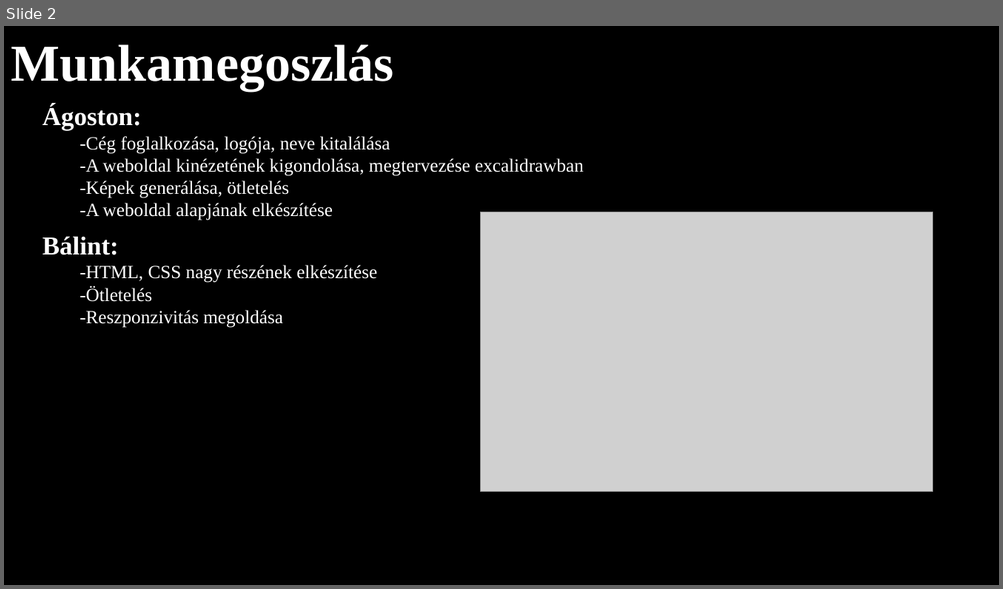
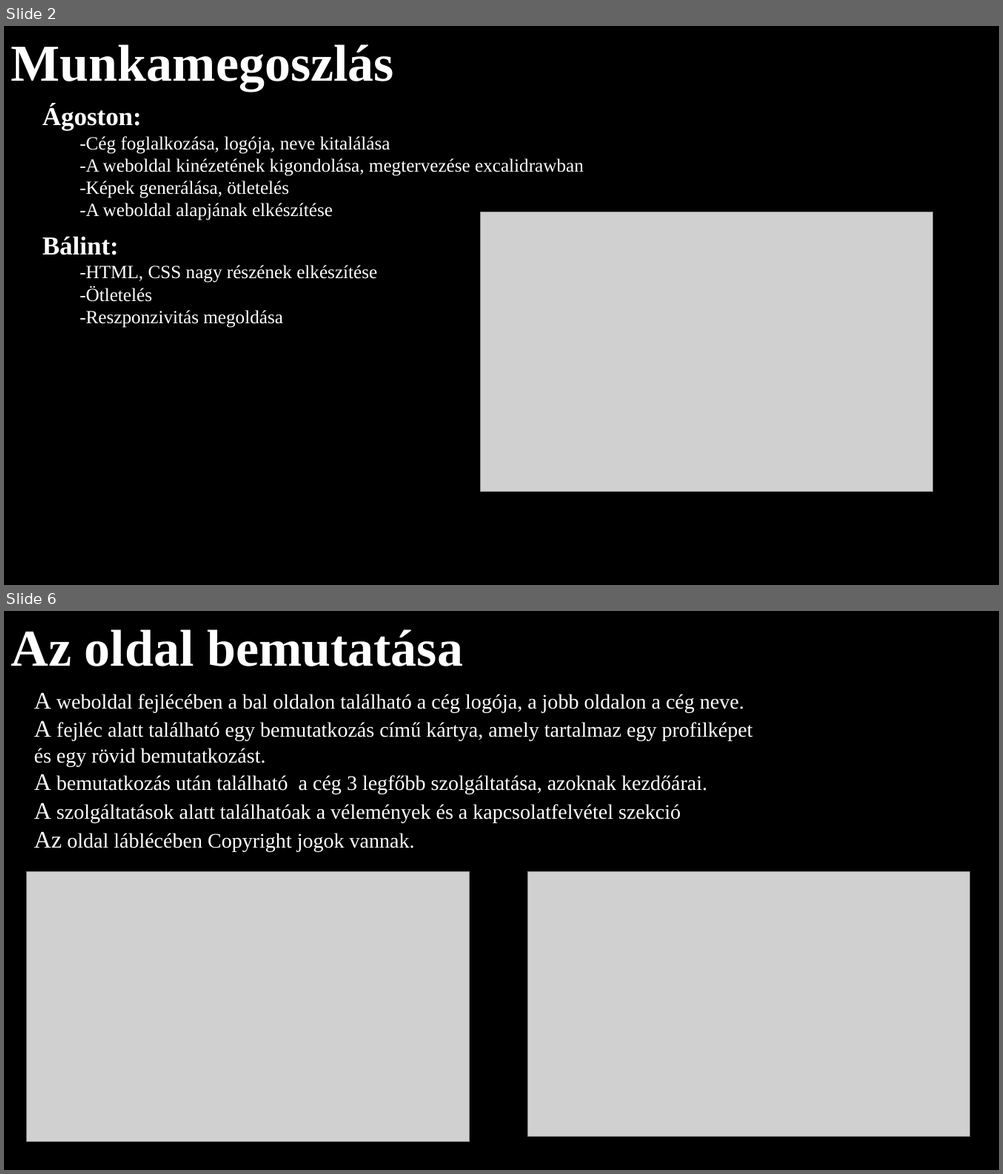
Before and after one commit to 24cAgoston/K-m-ves, a slide deck: prezentacio.pptx. Shown one above the other, each under a label of ours: slide 2 before the commit, slides 2 and 6 after it; the slides between them are not shown. The pictures are 1003x589 and 1003x1174 pixels, drawn with LibreOffice and Linux fonts; fonts in the diff are those of the drawing; grey boxes stand for pictures; background and template pictures are left out. Boxes give left, top, right and bottom in pixels: in the first picture for what was removed or moved away, otherwise in the second. Text is boxed around its words. In the diff, an @@ line names an element or a change of style, - is before the commit and + after.

```diff
--- a/prezentacio.pptx
+++ b/prezentacio.pptx
@@ slide 6 added at (x1=4, y1=611, x2=999, y2=1170), background picture (left out) @@
@@ text added at (x1=11, y1=629, x2=463, y2=667), 50 pt, text #FFFFFF, bold @@
+Az oldal bemutatása
@@ text added at (x1=34, y1=692, x2=753, y2=851), 20 pt, text #FFFFFF @@
+A weboldal fejlécében a bal oldalon található a cég logója, a jobb oldalon a cég neve.
+A fejléc alatt található egy bemutatkozás című kártya, amely tartalmaz egy profilképet és egy rövid bemutatkozást.
+A bemutatkozás után található a cég 3 legfőbb szolgáltatása, azoknak kezdőárai.
+A szolgáltatások alatt találhatóak a vélemények és a kapcsolatfelvétel szekció
+Az oldal láblécében Copyright jogok vannak.
@@ picture added at (x1=27, y1=872, x2=469, y2=1142) @@
@@ picture added at (x1=528, y1=872, x2=970, y2=1137) @@
```
Also in this commit, not shown: 2 slides changed, 3 other slides added, 7 other files.
